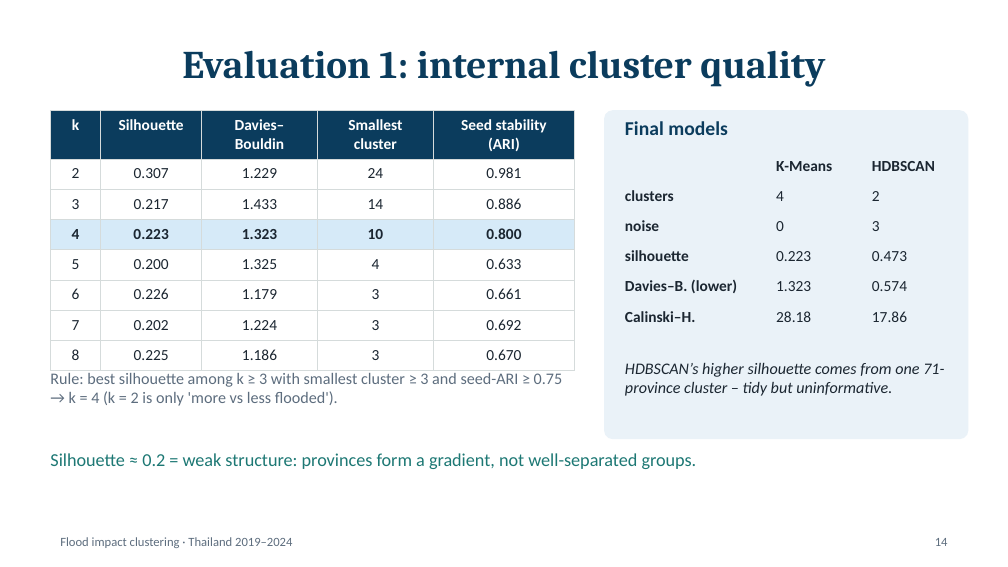
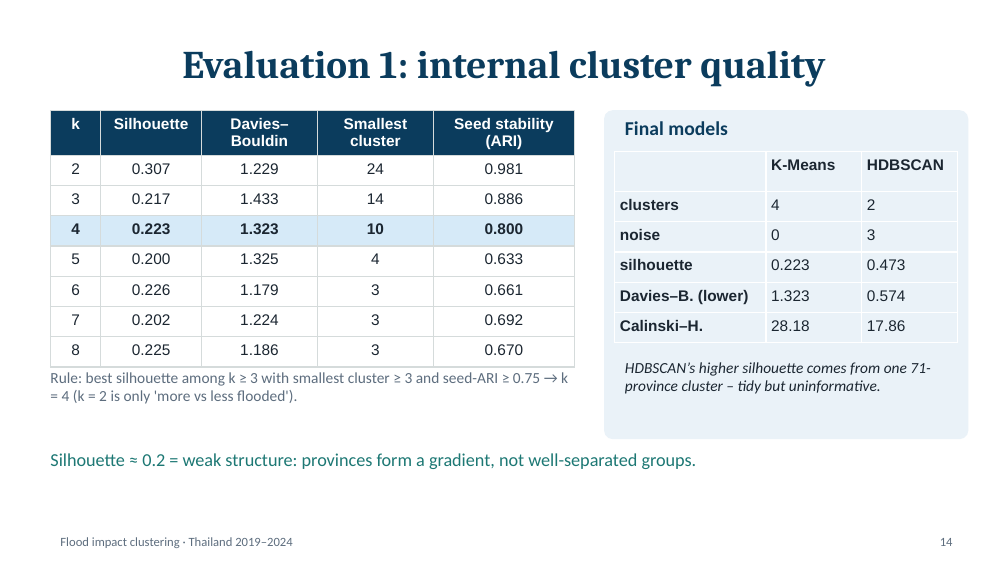
Before and after one commit to stampnapat/flood_analysis, a slide deck: slide 14 of slides/Flood_Clustering_Thailand.pptx. Drawn at 1008x567 pixels with LibreOffice and Linux fonts; fonts in the diff are those of the drawing. Boxes give left, top, right and bottom in pixels: in the first picture for what was removed or moved away, otherwise in the second. Text is boxed around its words. In the diff, an @@ line names an element or a change of style, - is before the commit and + after.

```diff
--- a/slides/Flood_Clustering_Thailand.pptx
+++ b/slides/Flood_Clustering_Thailand.pptx
@@ table at bbox=[50, 111, 575, 359] @@
@@ font Calibri to Arial @@
@@ table at bbox=[615, 151, 958, 335] @@
@@ font Calibri to Arial @@
@@ text "HDBSCAN’s higher silhouette comes from ..." at bbox=[625, 362, 930, 394]: size 11.5 to 11 pt @@
@@ text "Rule: best silhouette among k ..." at bbox=[50, 372, 568, 404]: size 11.5 to 11 pt @@
@@ page number: place and size @@
-page number at bbox=[935, 538, 948, 546]
+page number at bbox=[940, 538, 953, 546]
```
Also in this commit, not shown: 17 other slides changed.
